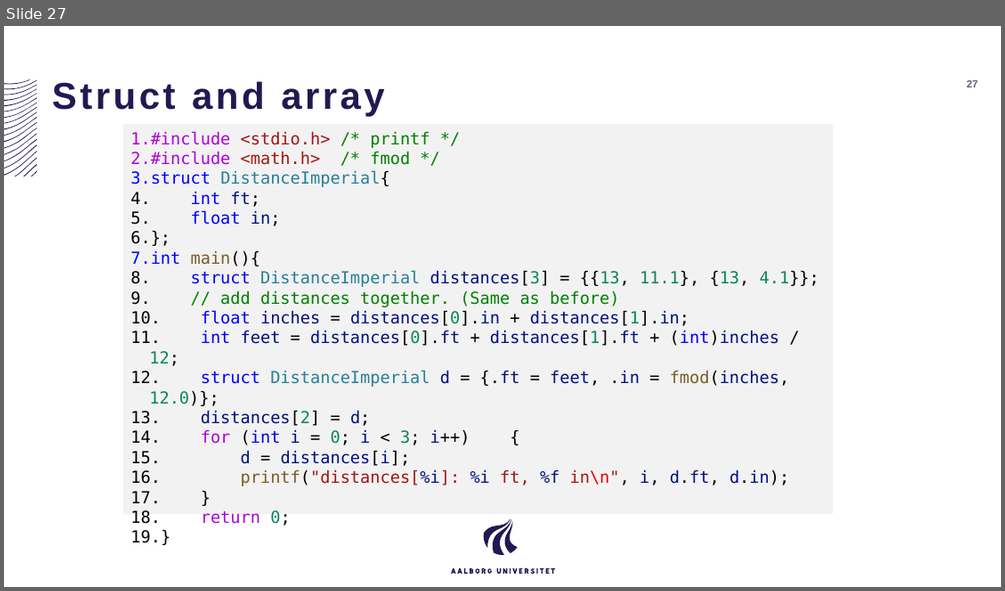
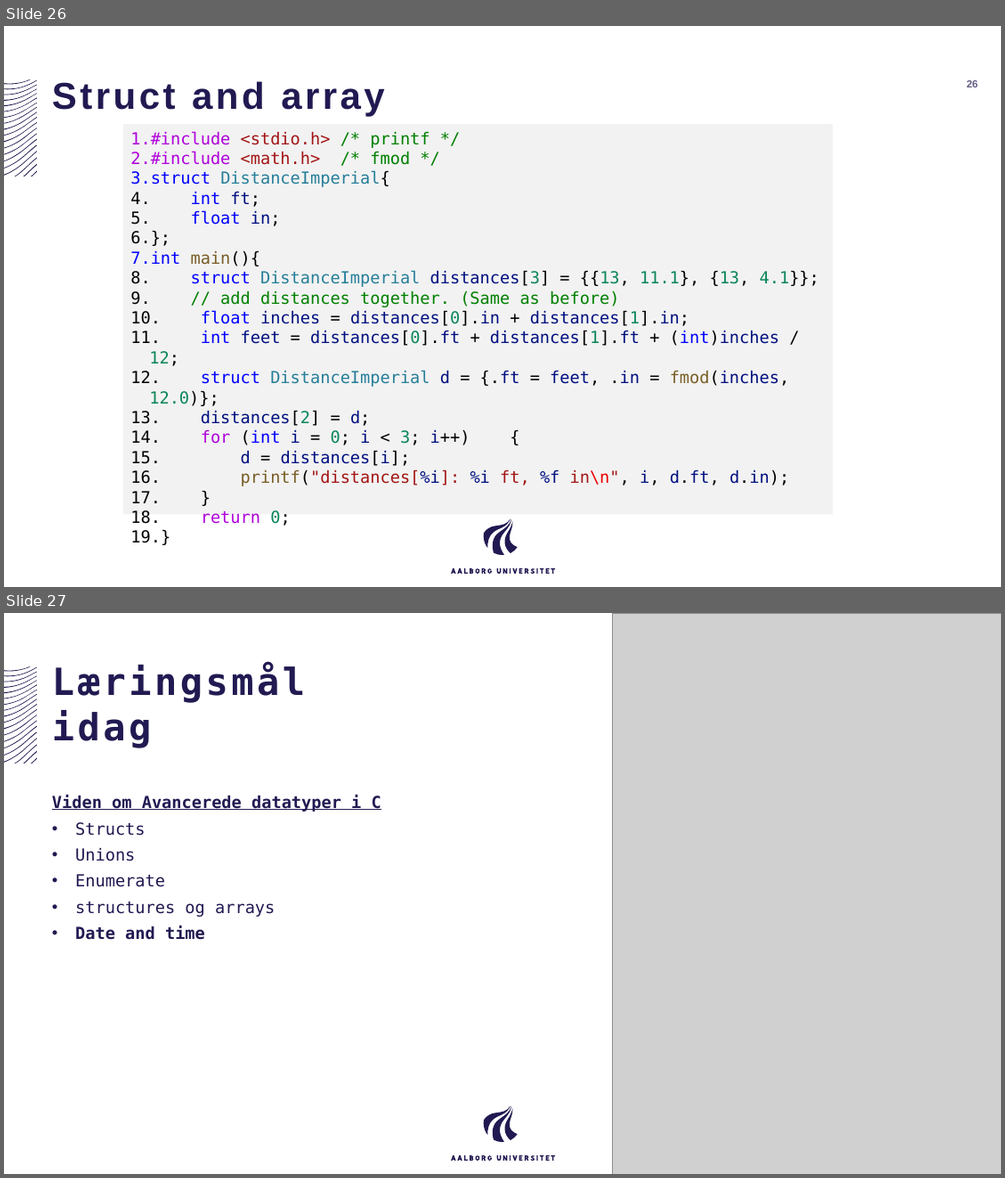
Before and after one commit to AAU-ST1-Programming/advanced_datatypes, a slide deck: advanced_datattypes.pptx. Shown one above the other, each under a label of ours: slide 27 before the commit, slides 26 and 27 after it. The pictures are 1005x591 and 1005x1178 pixels, drawn with LibreOffice and Linux fonts; fonts in the diff are those of the drawing; grey boxes stand for pictures. Boxes give left, top, right and bottom in pixels: in the first picture for what was removed or moved away, otherwise in the second. Text is boxed around its words. In the diff, an @@ line names an element or a change of style, - is before the commit and + after.

Commit message:
time and date correction!

```diff
--- a/advanced_datattypes.pptx
+++ b/advanced_datattypes.pptx
@@ slide 27 added at (4, 613, 1001, 1174), background #FFFFFF; not listed: 40 template elements that a slide beside it also shows @@
@@ picture added at (613, 613, 1001, 1174) @@
@@ title added at (52, 665, 305, 748), 36 pt, text #211A52, bold @@
+Læringsmål idag
@@ text added at (52, 795, 381, 940), 16 pt, text #211A52 @@
+Viden om Avancerede datatyper i C
+• Structs
+• Unions
+• Enumerate
+• structures og arrays
+• Date and time
@@ what was slide 27 is now slide 26 @@
@@ page number at (966, 80, 978, 87): text changed @@
-27
+26
```
Also in this commit, not shown: 4 slides changed, 1 other slide added.
